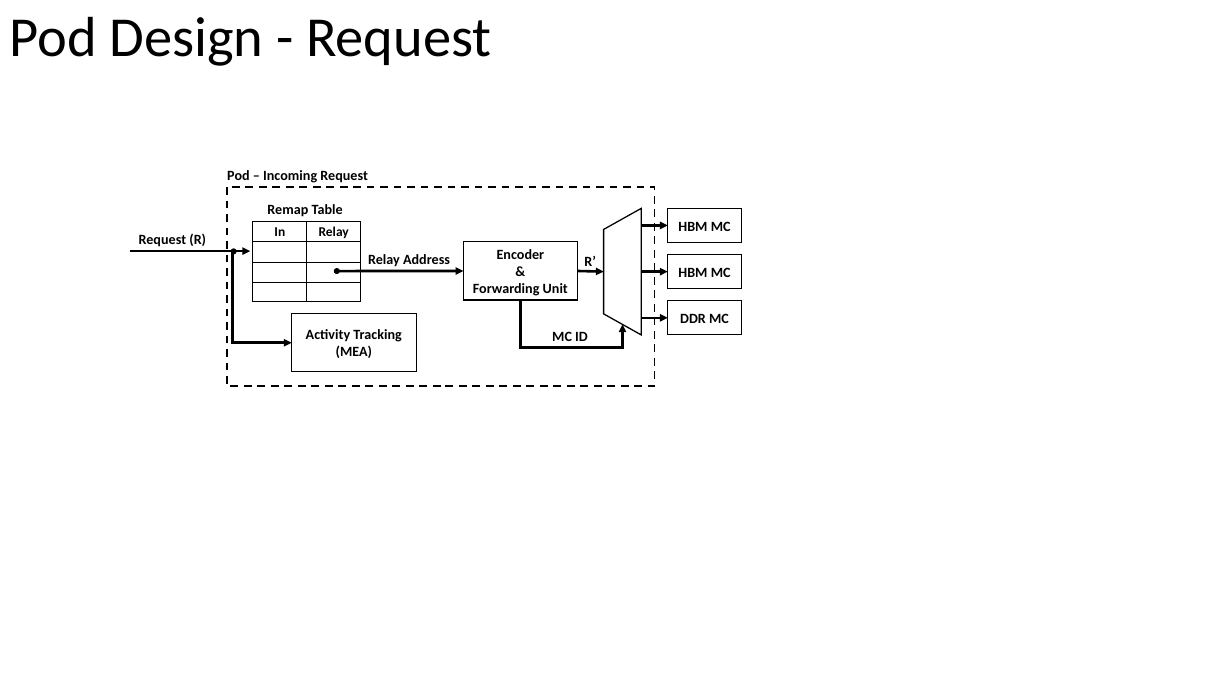
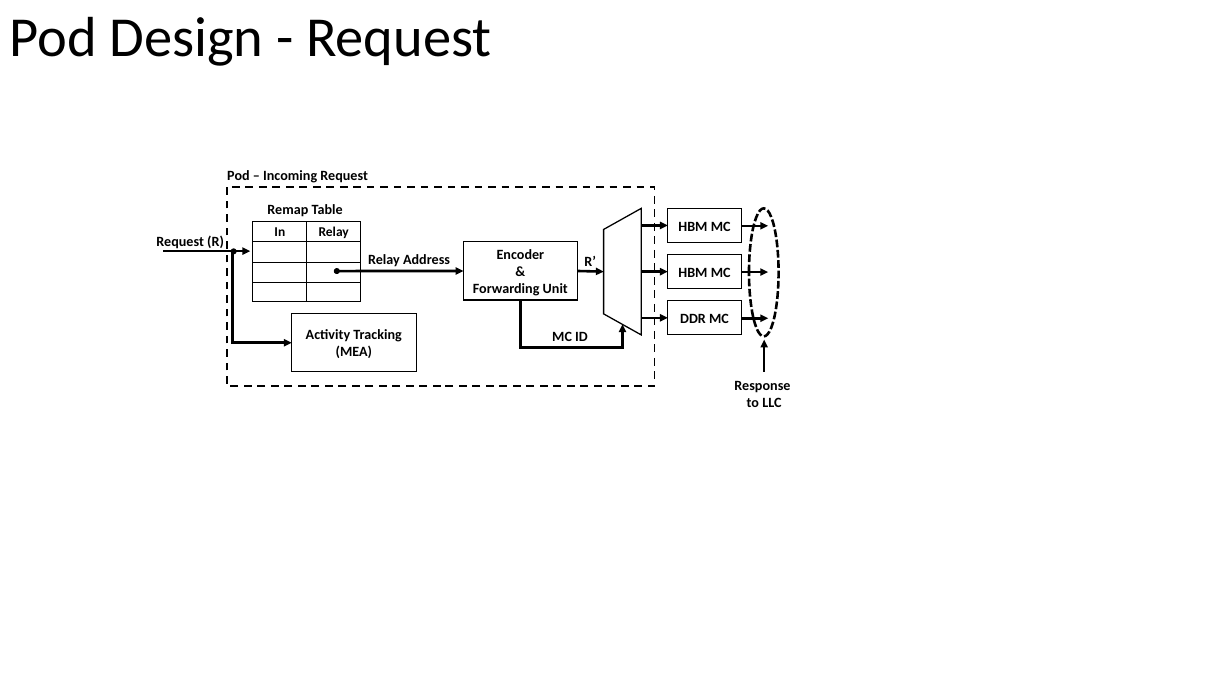
Before and after one commit to prodromou87/MemPodCameraReady, a slide deck: slide 3 of paper/raw_data/mempod_figures.pptx. Drawn at 1232x693 pixels with LibreOffice and Linux fonts; fonts in the diff are those of the drawing. Boxes give left, top, right and bottom in pixels: in the first picture for what was removed or moved away, otherwise in the second. Text is boxed around its words. In the diff, an @@ line names an element or a change of style, - is before the commit and + after.

```diff
--- a/paper/raw_data/mempod_figures.pptx
+++ b/paper/raw_data/mempod_figures.pptx
@@ ellipse added at (x1=750, y1=209, x2=779, y2=337), outline #000000 2 pt dashed @@
@@ text "Request (R)" moved from (x1=139, y1=234, x2=206, y2=247) to (x1=156, y1=235, x2=224, y2=249) @@
@@ arrow added from (742, 226) to (768, 226), #000000 2 pt @@
@@ arrow moved from (129, 251) - (250, 251) to (164, 251) - (250, 251) @@
@@ arrow added from (742, 272) to (768, 272), #000000 2 pt @@
@@ arrow added from (742, 318) to (768, 318), #000000 2 pt @@
@@ arrow added from (764, 372) to (764, 340), #000000 2 pt @@
@@ text added at (x1=734, y1=381, x2=790, y2=407), 11 pt, text #000000, bold @@
+Response
+to LLC
```
Also in this commit, not shown: 13 other files.
